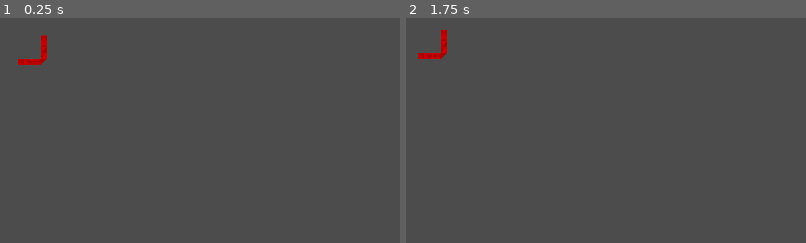
Above: before the commit, frames 1-2 (left to right).
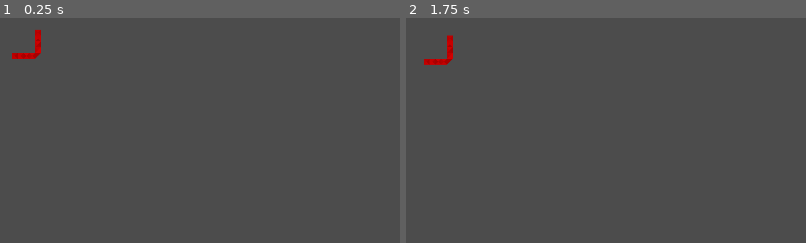
Above: after the commit, the same moments.

Repository: game-jam-team-gut/void-taxi
Game: Godot game, scene res://Void/DestinationPoint.tscn
The game is run twice, just before and just after one commit, with the same random seed, the same clock (stepped at 60 frames per second) and the same inputs. This scene is started directly instead of the project's main scene.
Inputs:
- Up to frame 1 (0.25 s): no input
- Up to frame 2 (1.75 s): hold Right (ui_right) 0.53-1.28 s; tap Enter at 1.25 s; hold Down (ui_down) from 1.28 s (still down)
The pictures show only the part of the screen within x 0-50%, y 0-50%; the shares and areas given below are measured in that part.

The runs differ from the first frame. In frame 1, 0.7% of the frame differs, in the area x 3-12%, y 5-21%; in frame 2, 0.7%.

Commit message:
Add arrow pointing to passengers

Diff:
--- a/Void.tscn
+++ b/Void.tscn
@@ -22,6 +22,10 @@
 [node name="PassengersDestinationsAssigner" type="Node" parent="."]
 script = ExtResource( 7 )
 
+[node name="NewPassengerPickupPointTimer" type="Timer" parent="PassengersDestinationsAssigner"]
+wait_time = 20.0
+autostart = true
+
 [node name="PlanetSystem" parent="." instance=ExtResource( 2 )]
 position = Vector2( 1427.05, 1560.24 )
 
@@ -41,5 +45,7 @@
 [connection signal="timeout" from="AsteroidSpawner/SpawnTimer" to="AsteroidSpawner" method="_on_SpawnTimer_timeout"]
 [connection signal="timeout" from="AsteroidSpawner/AsteroidCountIncrease" to="AsteroidSpawner" method="_on_AsteroidCountIncrease_timeout"]
 [connection signal="destination_set" from="PassengersDestinationsAssigner" to="Taxi" method="_on_PassengersDestinationsAssigner_destination_set"]
+[connection signal="new_pickup_point" from="PassengersDestinationsAssigner" to="Taxi" method="_on_PassengersDestinationsAssigner_new_pickup_point"]
+[connection signal="timeout" from="PassengersDestinationsAssigner/NewPassengerPickupPointTimer" to="PassengersDestinationsAssigner" method="_on_NewPassengerPickupPointTimer_timeout"]
 [connection signal="passenger_delivered" from="Taxi" to="PassengersDestinationsAssigner" method="_on_Taxi_passenger_delivered"]
 [connection signal="passenger_pickup" from="Taxi" to="PassengersDestinationsAssigner" method="_on_Taxi_passenger_pickup"]
--- a/Void/DestinationPoint.tscn
+++ b/Void/DestinationPoint.tscn
@@ -22,6 +22,7 @@
 
 [node name="AnimatedSprite" type="AnimatedSprite" parent="."]
 frames = SubResource( 1 )
+frame = 1
 playing = true
 
 [node name="CollisionShape2D" type="CollisionShape2D" parent="."]
--- a/Void/PassengersDestinationsAssigner.gd
+++ b/Void/PassengersDestinationsAssigner.gd
@@ -1,6 +1,11 @@
 extends Node
 
 signal destination_set(destination)
+signal new_pickup_point(pickup_point)
+
+var MAX_PICKUP_POINTS_NUMBER = 8
+
+var current_pickup_points = []
 
 var planets
 
@@ -27,6 +32,9 @@
 	var y = rng.randf_range(-r, r)
 	passenger_pickup_point_instance.position = Vector2(x, y)
 	passenger_pickup_point_instance.set_global_rotation(0)
+	current_pickup_points.append(passenger_pickup_point_instance)
+	print("n")
+	emit_signal("new_pickup_point", passenger_pickup_point_instance)
 
 
 func create_destination(excluded_planet):
@@ -66,4 +74,10 @@
 
 
 func _on_Taxi_passenger_delivered(planet):
-	create_passenger_pickup_point(planet)
+	if len(current_pickup_points) < MAX_PICKUP_POINTS_NUMBER:
+		create_passenger_pickup_point(planet)
+
+
+func _on_NewPassengerPickupPointTimer_timeout():
+	if len(current_pickup_points) < MAX_PICKUP_POINTS_NUMBER:
+		create_passenger_pickup_point(null)
--- a/Void/Taxi.tscn
+++ b/Void/Taxi.tscn
@@ -12,6 +12,7 @@
 [ext_resource path="res://Void/Taxi/EngineParticles2D.tscn" type="PackedScene" id=10]
 [ext_resource path="res://Void/Taxi/arrow red.png" type="Texture" id=11]
 [ext_resource path="res://Void/Taxi/ArrowPointingToDestination.gd" type="Script" id=12]
+[ext_resource path="res://Void/Taxi/ArrowToPickupPointsManager.gd" type="Script" id=13]
 
 [sub_resource type="RectangleShape2D" id=1]
 extents = Vector2( 122.047, 67.9431 )
@@ -98,6 +99,9 @@
 position = Vector2( 960, 540 )
 script = ExtResource( 2 )
 
+[node name="ArrowToPickupPointsManager" type="Node" parent="."]
+script = ExtResource( 13 )
+
 [node name="PassengerSystem" type="Node" parent="."]
 script = ExtResource( 4 )
 
@@ -339,10 +343,10 @@
 scale = Vector2( 0.2, 0.2 )
 texture = ExtResource( 11 )
 script = ExtResource( 12 )
-[connection signal="timeout" from="DayCycleSystem/Timer" to="DayCycleSystem" method="_on_Timer_timeout"]
-[connection signal="timeout" from="DayCycleSystem/Timer" to="." method="_on_Timer_timeout"]
 [connection signal="timeout" from="DayCycleSystem/Timer" to="CanvasLayer/HBoxContainer/VBoxContainer/HBoxContainer3/Rent" method="_on_Timer_timeout"]
 [connection signal="timeout" from="DayCycleSystem/Timer" to="CanvasLayer/HBoxContainer3" method="_on_Timer_timeout"]
+[connection signal="timeout" from="DayCycleSystem/Timer" to="." method="_on_Timer_timeout"]
+[connection signal="timeout" from="DayCycleSystem/Timer" to="DayCycleSystem" method="_on_Timer_timeout"]
 [connection signal="area_entered" from="PassengerDetector" to="PassengerSystem" method="_on_PassengerDetector_area_entered"]
 [connection signal="area_entered" from="BurningDetector" to="BurnManager" method="_on_BurningDetector_area_entered"]
 [connection signal="area_exited" from="BurningDetector" to="BurnManager" method="_on_BurningDetector_area_exited"]
--- a/Void/Taxi/ArrowPointingToDestination.gd
+++ b/Void/Taxi/ArrowPointingToDestination.gd
@@ -3,7 +3,9 @@
 
 var destination = null setget set_destination
 
-var R = 100
+var should_be_hidden = false
+
+var R = 150
 
 func _ready():
 	pass # Replace with function body.
@@ -13,7 +15,7 @@
 
 # Called every frame. 'delta' is the elapsed time since the previous frame.
 func _process(delta):
-	if destination != null:
+	if destination != null and !should_be_hidden:
 		show()
 		rotation = global_position.angle_to_point(destination.global_position) + (3 * PI)/2
 		position = get_parent().get_parent().global_position + Vector2(R, 0).rotated(rotation + (3 * PI)/2)
--- /dev/null
+++ b/Void/Taxi/ArrowToPickupPointsManager.gd
@@ -0,0 +1,58 @@
+extends Node
+
+onready var arrow = preload("res://Void/Taxi/arrow.tscn")
+
+var points = []
+var MAX_ARROW_COUNT = 3
+var current_arrows = []
+var current_arrows_visibility = true
+
+
+func _ready():
+	pass
+
+func set_arrows_visibility(are_visible):
+	current_arrows_visibility = are_visible
+	for arrow in current_arrows:
+		if are_visible:
+			arrow.should_be_hidden = false
+		else:
+			arrow.should_be_hidden = true
+
+func on_new_pickup_point_created(pickup_point):
+	points.append(pickup_point)
+	update_arrows_count_and_destinations()
+
+func update_arrows_count_and_destinations():
+	if len(current_arrows) < MAX_ARROW_COUNT:
+		var arrow_instance = arrow.instance()
+		get_node("../Arrow").add_child(arrow_instance)
+		arrow_instance.set_destination(points[-1])
+		current_arrows.append(arrow_instance)
+		if current_arrows_visibility:
+			arrow_instance.should_be_hidden = false
+		else:
+			arrow_instance.should_be_hidden = true
+
+func got_passenger(pickup_point):
+	for arrow in current_arrows:
+		if arrow.destination == pickup_point:
+			arrow.queue_free()
+			current_arrows.erase(arrow)
+	if len(current_arrows) < MAX_ARROW_COUNT and len(points) > len(current_arrows):
+		for point in points:
+			var x = true
+			for arrow in current_arrows:
+				if arrow.destination == point:
+					x = false
+					break;
+			if x:
+				var index = points.find(point)
+				points[index] = points[-1]
+				points[-1] = point
+				update_arrows_count_and_destinations()
+				break;
+
+# Called every frame. 'delta' is the elapsed time since the previous frame.
+#func _process(delta):
+	#pass
--- a/Void/Taxi/PassengerSystem.gd
+++ b/Void/Taxi/PassengerSystem.gd
@@ -1,11 +1,12 @@
 extends Node
-
 
 var max_number_of_passengers = 4
 var current_passengers = 0
 var random_money
 
 onready var passengers_label = get_node("../CanvasLayer/HBoxContainer2/VBoxContainer2/Passengers")
+
+onready var pickup_arrows_manager = get_node("../ArrowToPickupPointsManager")
 
 func _ready():
 	update_passenger_UI()
@@ -16,10 +17,11 @@
 func _on_PassengerDetector_area_entered(area):
 	if area.is_in_group("PickupPoint"):
 		var available_passengers = area.get_available_passengers()
-		if available_passengers <= max_number_of_passengers: #or check if current passengers + available <= max if we want to have multiple passengers
+		if available_passengers <= max_number_of_passengers and current_passengers == 0: #or check if current passengers + available <= max if we want to have multiple passengers
 			current_passengers += available_passengers
 			update_passenger_UI()
 			get_parent().emit_pickup_signal(area.get_parent())
+			pickup_arrows_manager.got_passenger(area.get_parent())
 			area.queue_free()
 	elif area.is_in_group("Destination"):
 		current_passengers = 0
@@ -28,6 +30,7 @@
 		get_parent().money += random_money
 		get_parent().emit_passenger_delivered_signal(area.get_parent())
 		area.queue_free()
+		pickup_arrows_manager.set_arrows_visibility(true)
 
 func money_randomizer():
 	var rng2 = RandomNumberGenerator.new()
--- a/Void/Taxi/Taxi.gd
+++ b/Void/Taxi/Taxi.gd
@@ -29,6 +29,7 @@
 var taxi_body_broken = preload("res://Void/Taxi/taxi_body_broken.png")
 
 onready var arrow = get_node("Arrow/arrow")
+onready var arrows_to_pickups_manager = get_node("ArrowToPickupPointsManager")
 
 onready var collision_raycast_forward1 = get_node("RayCast2DForward")
 onready var collision_raycast_forward2 = get_node("RayCast2DForward2")
@@ -166,3 +167,9 @@
 
 func _on_PassengersDestinationsAssigner_destination_set(destination):
 	arrow.set_destination(destination)
+	arrows_to_pickups_manager.set_arrows_visibility(false)
+
+
+func _on_PassengersDestinationsAssigner_new_pickup_point(pickup_point):
+	yield(get_tree().create_timer(.1), "timeout")
+	arrows_to_pickups_manager.on_new_pickup_point_created(pickup_point)
--- /dev/null
+++ b/Void/Taxi/arrow.tscn
@@ -0,0 +1,10 @@
+[gd_scene load_steps=3 format=2]
+
+[ext_resource path="res://Void/Taxi/ArrowPointingToDestination.gd" type="Script" id=1]
+[ext_resource path="res://Void/Taxi/arrow red.png" type="Texture" id=2]
+
+[node name="arrow" type="Sprite"]
+position = Vector2( 960, 540 )
+scale = Vector2( 0.2, 0.2 )
+texture = ExtResource( 2 )
+script = ExtResource( 1 )
Not shown: 1 places in Void/Taxi.tscn that only renumber resources
